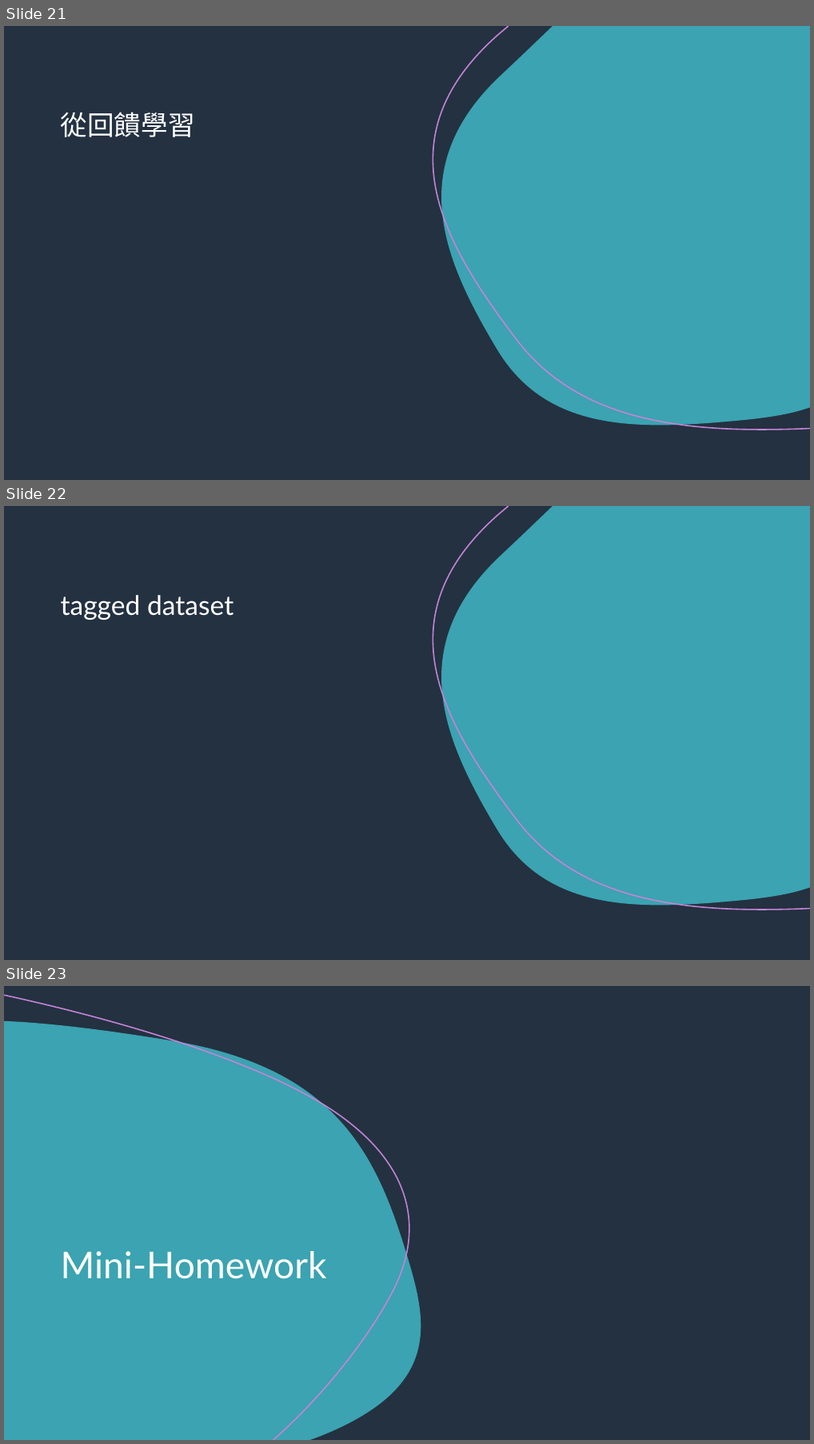
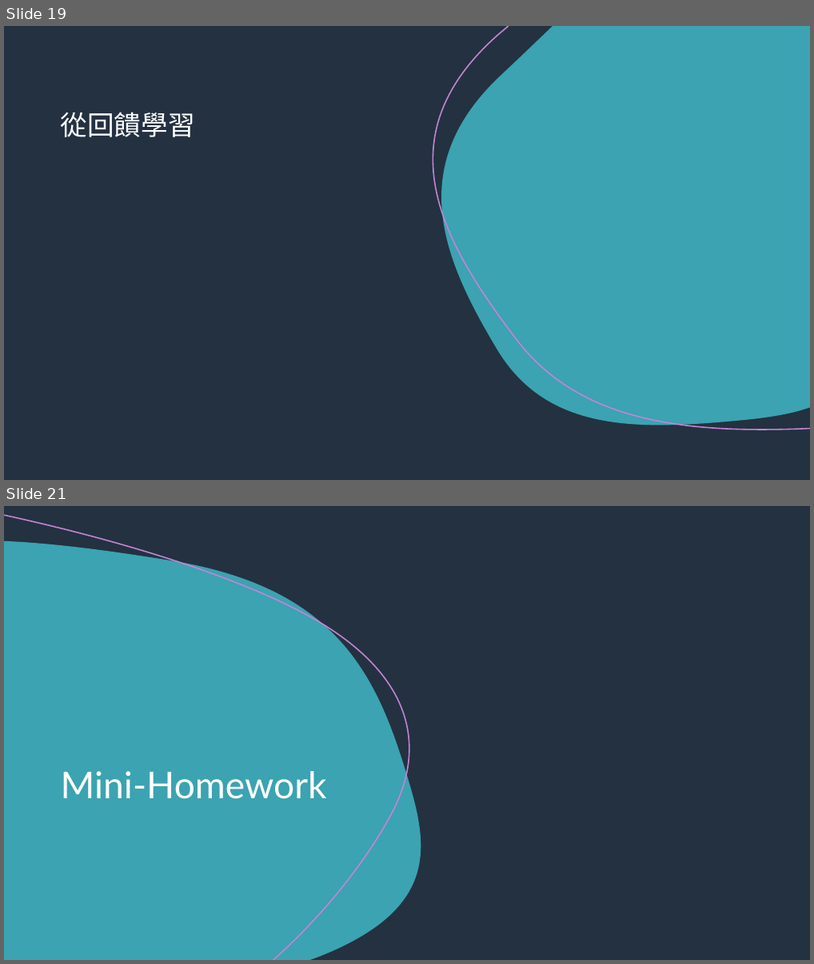
Before and after one commit to NCKU-BDA-2020/2020-NCKU-BDA-Technical-Presentation-I, a slide deck: ChatterBot/Chatterbot_ppt.pptx. Shown one above the other, each under a label of ours: slides 21, 22 and 23 before the commit, slides 19 and 21 after it; the slides between them are not shown. The pictures are 814x1444 and 814x964 pixels, drawn with LibreOffice and Linux fonts; fonts in the diff are those of the drawing. Boxes give left, top, right and bottom in pixels: in the first picture for what was removed or moved away, otherwise in the second. Text is boxed around its words. In the diff, an @@ line names an element or a change of style, - is before the commit and + after.

```diff
--- a/ChatterBot/Chatterbot_ppt.pptx
+++ b/ChatterBot/Chatterbot_ppt.pptx
@@ slide 22 removed at (x1=4, y1=506, x2=810, y2=960), background #243141; not listed: 3 template elements that a slide beside it also shows @@
@@ rectangle removed at (x1=4, y1=506, x2=810, y2=960) @@
@@ freeform shape removed at (x1=434, y1=506, x2=810, y2=909) @@
@@ freeform shape removed at (x1=442, y1=506, x2=810, y2=904) @@
@@ title removed at (x1=61, y1=595, x2=234, y2=620) @@
-tagged dataset
@@ what was slide 21 is now slide 19 @@
@@ what was slide 23 is now slide 21 @@
```
Also in this commit, not shown: 10 slides changed, 4 slides added, 7 other slides removed, 2 other files.
